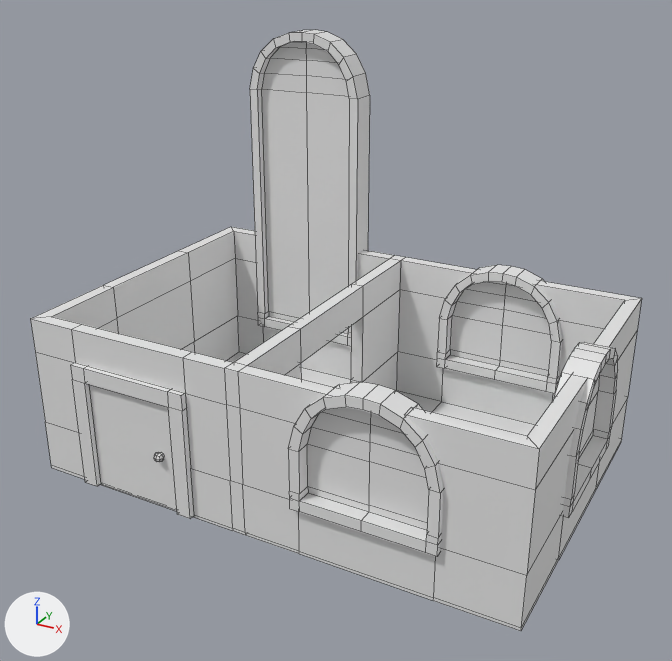
A saved change to the FBX model Assets/Objects/Town1/Models/CajaCasa 1.2 Interior.fbx.
One viewpoint serves both versions: a 50 mm lens placed at (3.64, 32.63, 13.26), pointed at (-6.62, 51.3, 3.93). Every picture has the same lights, and +X, +Y and +Z are marked at lower left. Mesh edges are drawn as thin lines. Vertices at the same position are counted once.

The older version as bpy lines, for what is in view:
```python
me_cube_033 = bpy.data.meshes.new('Cube.033')
me_cube_033.from_pydata(...)  # 756 vertices, 742 faces; spans x -6.31..6.75, y -5.72..3.45, z -1.0..9.46
ob_cube_004 = bpy.data.objects.new('Cube.004', me_cube_033)
ob_cube_004.location = (-6.88, 53.07, 0.99)
```
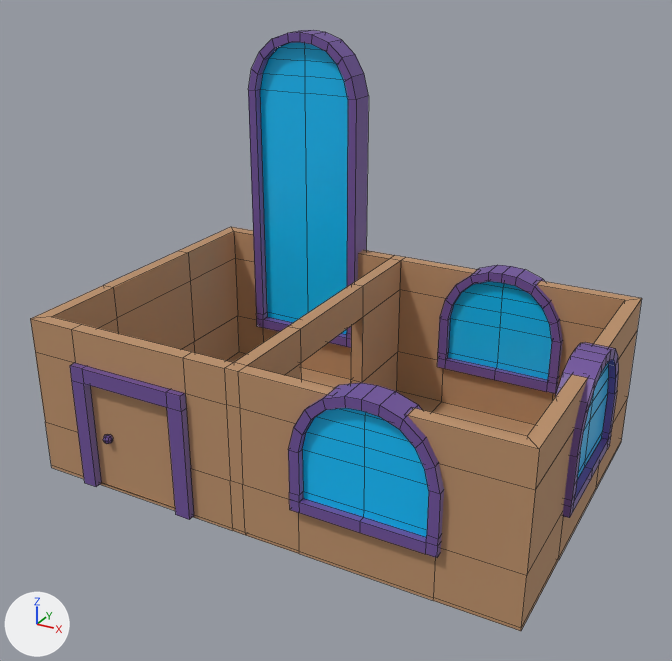
Location of each change, (x1, y1, x2, y2) in pixels of the pictures (672 x 661 px; the box of a moved part takes in the faces that stretch with it):
part 1 of me_cube_033, moved or reshaped: before (250, 30, 370, 346); after (248, 30, 369, 348)
part 2 of me_cube_033, moved or reshaped: before (89, 384, 177, 511); after (90, 386, 175, 507)
part 3 of me_cube_033, moved or reshaped: before (154, 452, 164, 462); after (103, 434, 113, 444)
part 4 of me_cube_033, moved or reshaped: before (70, 363, 194, 519); after (70, 363, 194, 520)
part 5 of me_cube_033, moved or reshaped: before (437, 265, 562, 393); after (437, 265, 563, 394)
part 6 of me_cube_033, moved or reshaped: before (554, 342, 618, 517); after (555, 342, 619, 518)
part 7 of me_cube_033, moved or reshaped: before (288, 382, 444, 557); after (288, 383, 444, 558)
part 8 of me_cube_033, recoloured (grey to brown): (30, 227, 642, 631) in both

The change in detail:
Material 'Material.002' (mat_material_002) is new.
Its base color is (0.163, 0.0841, 0.337) (purple #70529d).
Material 'Material.003' (mat_material_003) is new.
Its base color is (0.0, 0.542, 1.0) (cyan #00c2ff).
Its roughness is 0.3.
Material 'Material.001' (mat_material_001) is new.
Its base color is (0.508, 0.283, 0.144) (brown #bd916a).
Its roughness is 0.773.
me_cube_033 is used by ob_cube_004; location (-6.88, 53.07, 0.99).
me_cube_033 had 756 vertices, 742 faces and spanned x -6.31..6.75, y -5.72..3.45, z -1.0..9.46.
me_cube_033 now has 756 vertices, 742 faces and spans x -6.31..6.77, y -5.67..3.36, z -1.0..9.46.
me_cube_033 part 1: the loose piece of 114 vertices spanning x -5.07..-1.53, y 2.69..3.45, z 0.28..9.46 is moved by (0.0, -0.09, 0.0).
me_cube_033 part 2: the loose piece of 8 vertices spanning x -4.57..-2.02, y -5.52..-5.16, z -0.94..2.01 is turned 180 degrees about the z axis through its middle, then moved by (-0.03, 0.07, -0.01), in mat_material_001 (brown #bd916a).
me_cube_033 part 3: the loose piece of 26 vertices spanning x -2.6..-2.36, y -5.72..-5.48, z 0.4..0.64 is turned -180 degrees about the z axis through its middle, then moved by (-1.66, 0.08, -0.01), in mat_material_002 (purple #70529d).
me_cube_033 part 4: the loose piece of 24 vertices spanning x -4.98..-1.63, y -5.65..-4.94, z -0.94..2.41 is turned 180 degrees about the z axis through its middle, then moved by (-0.01, -0.02, -0.01), in mat_material_002 (purple #70529d).
me_cube_033 part 5: the loose piece of 114 vertices spanning x 1.21..4.76, y 2.63..3.34, z 0.29..3.51 is turned 180 degrees about the z axis through its middle, then moved by (0.01, 0.01, -0.01).
me_cube_033 part 6: the loose piece of 114 vertices spanning x 6.05..6.75, y -2.98..0.57, z 0.29..3.51 is turned -180 degrees about the z axis through its middle, then moved by (0.02, 0.0, -0.01).
me_cube_033 part 7: the loose piece of 114 vertices spanning x 1.21..4.76, y -5.65..-4.94, z 0.29..3.51 is turned 180 degrees about the z axis through its middle, then moved by (0.01, -0.02, -0.01).
me_cube_033 part 8: 218 faces spanning x -6.31..6.61, y -5.49..3.17, z -1.0..3.29 switch from no material to mat_material_001 (brown #bd916a).
me_cube_033 now uses material mat_material_002 (purple #70529d).
me_cube_033 now uses material mat_material_003 (cyan #00c2ff).
